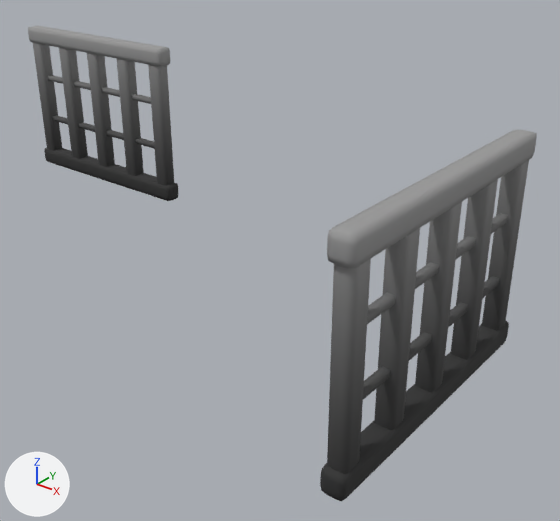
Renders of the FBX model Assets/PackageAsset/Honda 1/Wood/SM_Wood_Window_06.fbx from each side of a commit.
Camera for both pictures: a camera (50 mm lens) standing at (1.537, -1.127, 1.34) and looking at (0.446, 0.237, 0.494). Lighting does not change. The marker at lower left points along +X, +Y and +Z. Where no turn or scale is listed for an object, it has been applied to the vertices.

Before the edit, the objects in view are built like this:
```python
mat_mi_wood_01 = principled_material('MI_Wood_01')
mat_mi_wood_01.texture = img_t_clay_01_png
mat_mi_wood_01.roughness = 0.917
me_cube_165_piece_255_piece_curve_028 = bpy.data.meshes.new('Cube.165_Piece.255_Piece_Curve.028')
me_cube_165_piece_255_piece_curve_028.from_pydata(...)  # 864 vertices, 820 faces; spans x -0.8..1.02, y -0.32..0.48, z 0.44..0.91
me_cube_165_piece_255_piece_curve_028.materials.append(mat_mi_wood_01)  # picture img_t_clay_01_png
ob_sm_wood_window_06 = bpy.data.objects.new('SM_Wood_Window_06', me_cube_165_piece_255_piece_curve_028)
ob_sm_wood_window_06.location = (0.0, 0.0, 0.0)
```
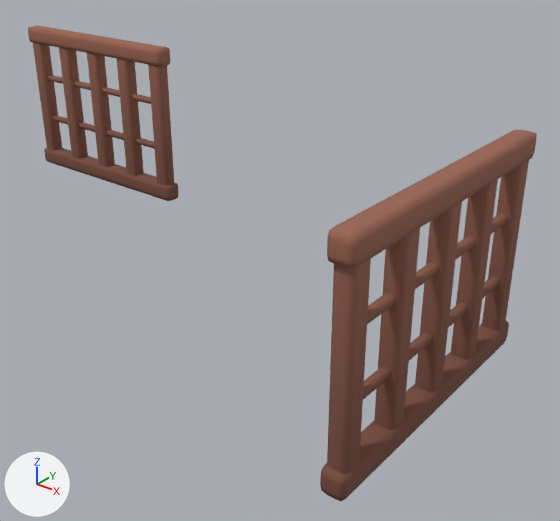
Pixel boxes [x1, y1, x2, y2] of what changed, in the pictures (560 x 521 px):
'SM_Wood_Window_06', surface changed (grey to brown)
    both: [28, 26, 537, 501]

Patch to the scene script:
```diff
--- a/Assets/PackageAsset/Honda 1/Wood/SM_Wood_Window_06.fbx.py
+++ b/Assets/PackageAsset/Honda 1/Wood/SM_Wood_Window_06.fbx.py
@@ img_t_all_01_png @@
+img_t_all_01_png = load_image('T_All_01.png', '../T_All_01.png', 2048, 2048, 'sRGB')
@@ mat_mi_wood_01 @@
 mat_mi_wood_01 = principled_material('MI_Wood_01')
-mat_mi_wood_01.texture = img_t_clay_01_png
+mat_mi_wood_01.texture = img_t_all_01_png
 mat_mi_wood_01.roughness = 0.917
```
